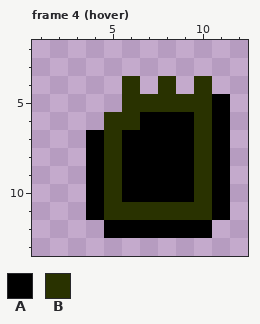
Two states of a pixel-art file, Assets/Resources/new aseprite/objects/items/card.aseprite. The picture above was drawn from the file before the commit.
16x16 pixels, 4 frames. Shown: frame 4 (hover): x 1..12, y 2..13. The commit also changed other frames, which this record leaves out.
Palette (. is transparent): A #000000  B #293200
The same view after the edit:
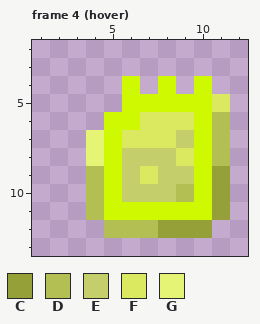
Colours new in this view: C #96a039  D #b4bf53  E #c4cf6b  F #dae95f  G #e6f475
Change:
@@ palette @@
-B #293200
+B #cef900
--- frame 4 (hover), layer "em/em"
@@ x 1..12 @@
  4 .....B.B.B..
- 5 .....BBBBBA.
- 6 ....BBAAABA.
- 7 ...ABAAAABA.
- 8 ...ABAAAABA.
- 9 ...ABAAAABA.
-10 ...ABAAAABA.
-11 ...ABBBBBBA.
-12 ....AAAAAA..
+ 5 .....BBBBBF.
+ 6 ....BBFFFBD.
+ 7 ...GBFFFEBD.
+ 8 ...GBEEEFBD.
+ 9 ...DBEFEEBC.
+10 ...DBEEEDBC.
+11 ...DBBBBBBC.
+12 ....DDDCCC..
 13 ............
Boxes around the changes in both pictures, in picture pixels (x1, y1, x2, y2):
changed: (86, 76, 230, 238)
